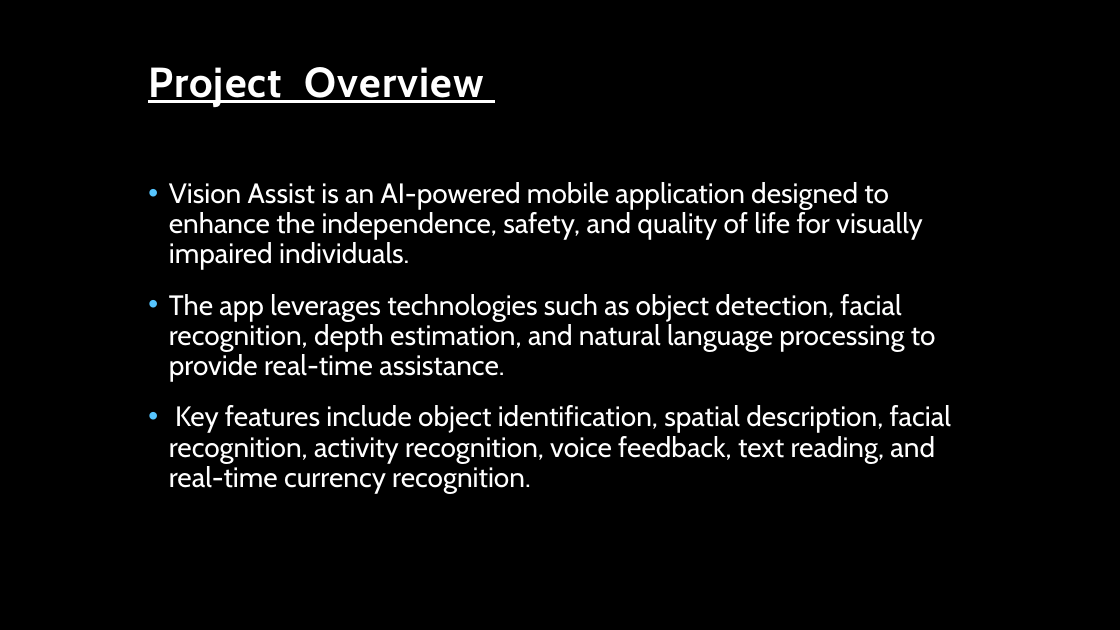
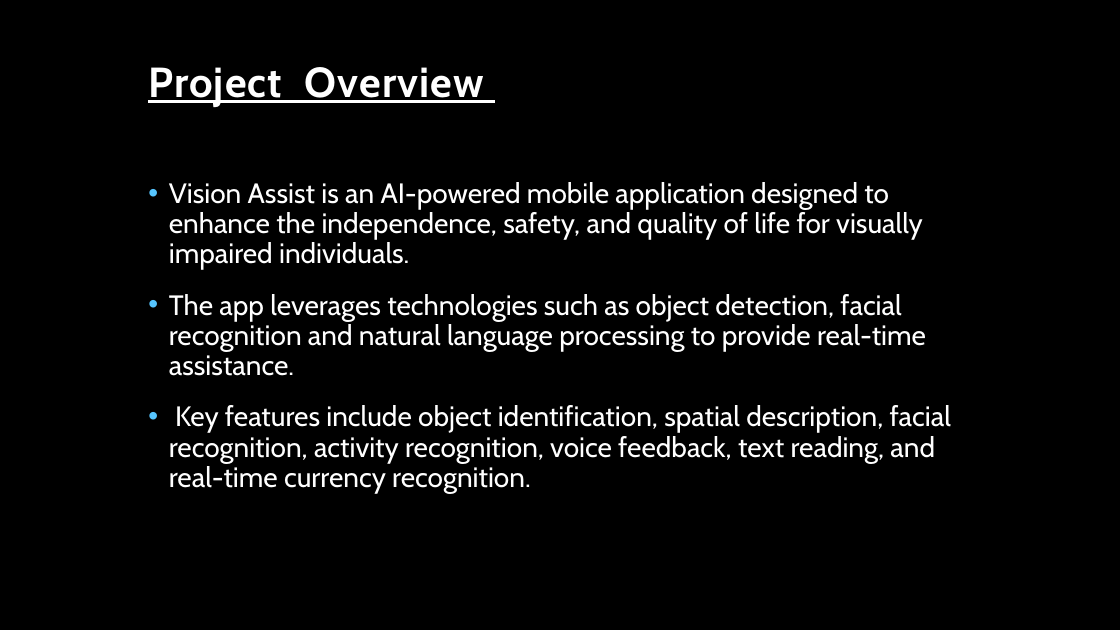
Before and after one commit to akzgit/OJT, a slide deck: slide 3 of Project/Vision Assist.pptx. Drawn at 1120x630 pixels with LibreOffice and Linux fonts; fonts in the diff are those of the drawing; background and template pictures are left out. Boxes give left, top, right and bottom in pixels: in the first picture for what was removed or moved away, otherwise in the second. Text is boxed around its words. In the diff, an @@ line names an element or a change of style, - is before the commit and + after.

```diff
--- a/Project/Vision Assist.pptx
+++ b/Project/Vision Assist.pptx
@@ text at (169, 294, 926, 376): text changed @@
-• The app leverages technologies such as object detection, facial recognition, depth estimation, and natural language processing to provide real-time assistance.
+• The app leverages technologies such as object detection, facial recognition and natural language processing to provide real-time assistance.
```
Also in this commit, not shown: 2 other slides changed, 10 other files.
